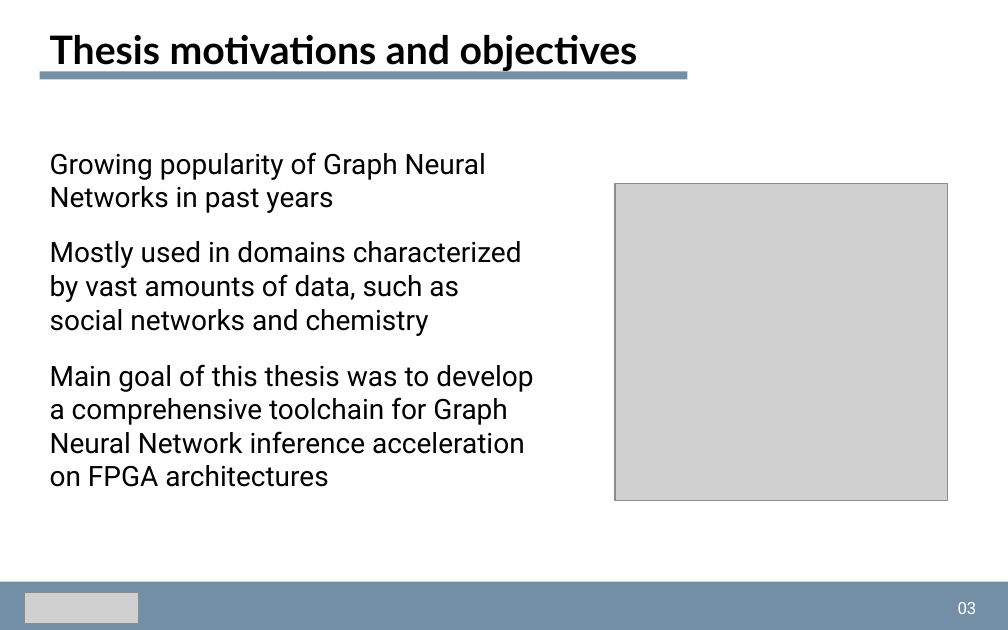
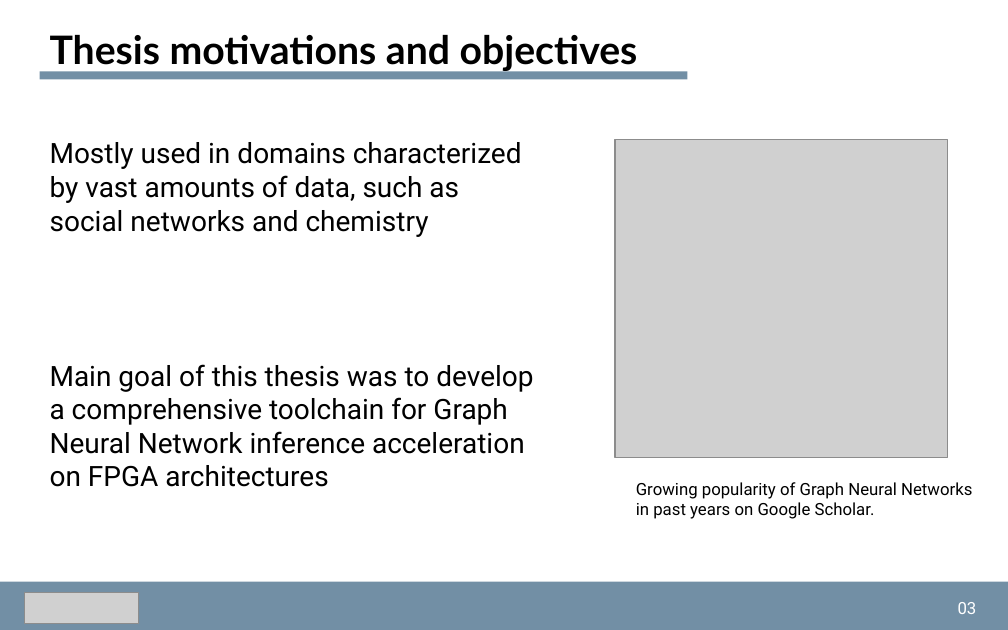
Before and after one commit to dmsgnn/master-thesis, a slide deck: slide 3 of docs/presentation/presentation.pptx. Drawn at 1008x630 pixels with LibreOffice and Linux fonts; fonts in the diff are those of the drawing; grey boxes stand for pictures. Boxes give left, top, right and bottom in pixels: in the first picture for what was removed or moved away, otherwise in the second. Text is boxed around its words. In the diff, an @@ line names an element or a change of style, - is before the commit and + after.

```diff
--- a/docs/presentation/presentation.pptx
+++ b/docs/presentation/presentation.pptx
@@ text "Mostly used in domains characterized ...": place and size @@
-text "Mostly used in domains characterized ..." at box(50, 241, 522, 336)
+text "Mostly used in domains characterized ..." at box(50, 142, 522, 237)
@@ picture: place and size @@
-picture at box(615, 183, 948, 501)
+picture at box(615, 140, 948, 458)
@@ text at box(636, 482, 972, 519): text changed; size 20 to 12 pt @@
-Growing popularity of Graph Neural Networks in past years
+Growing popularity of Graph Neural Networks in past years on Google Scholar.
```
Also in this commit, not shown: 2 other slides changed, 25 other files.
